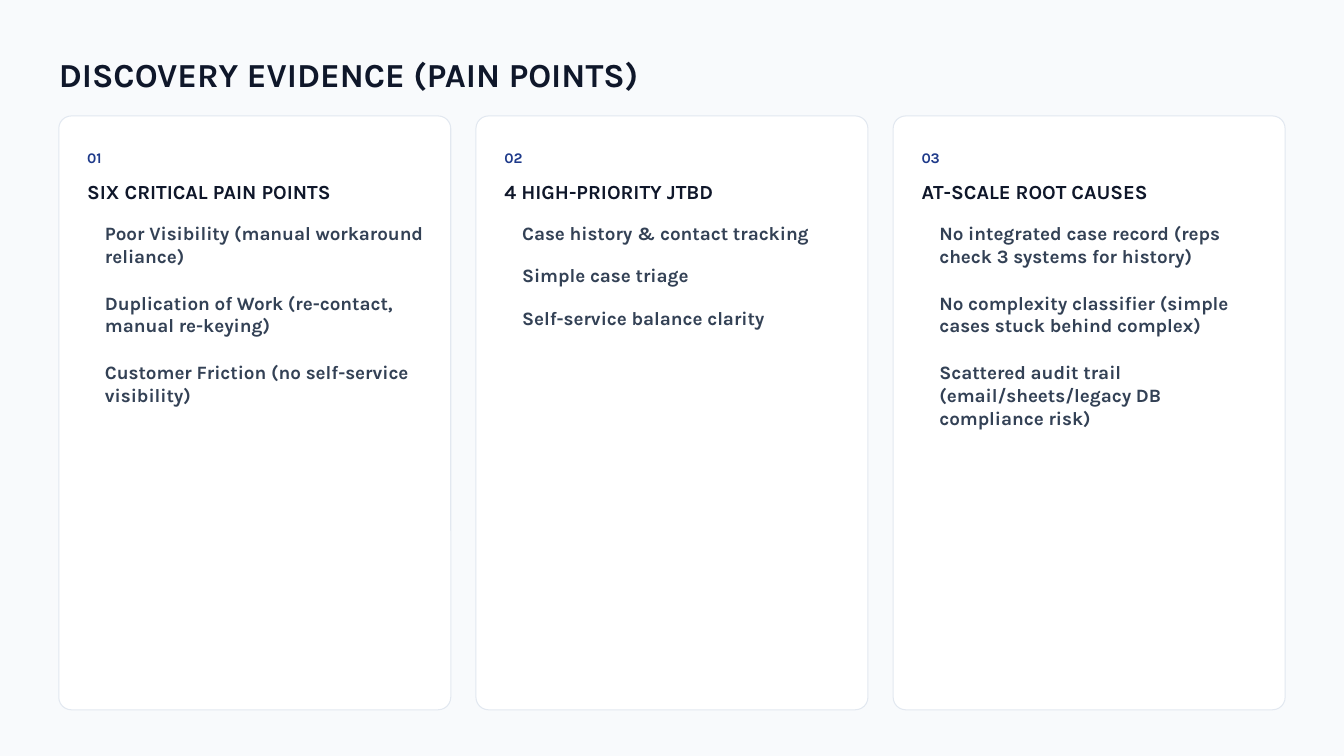
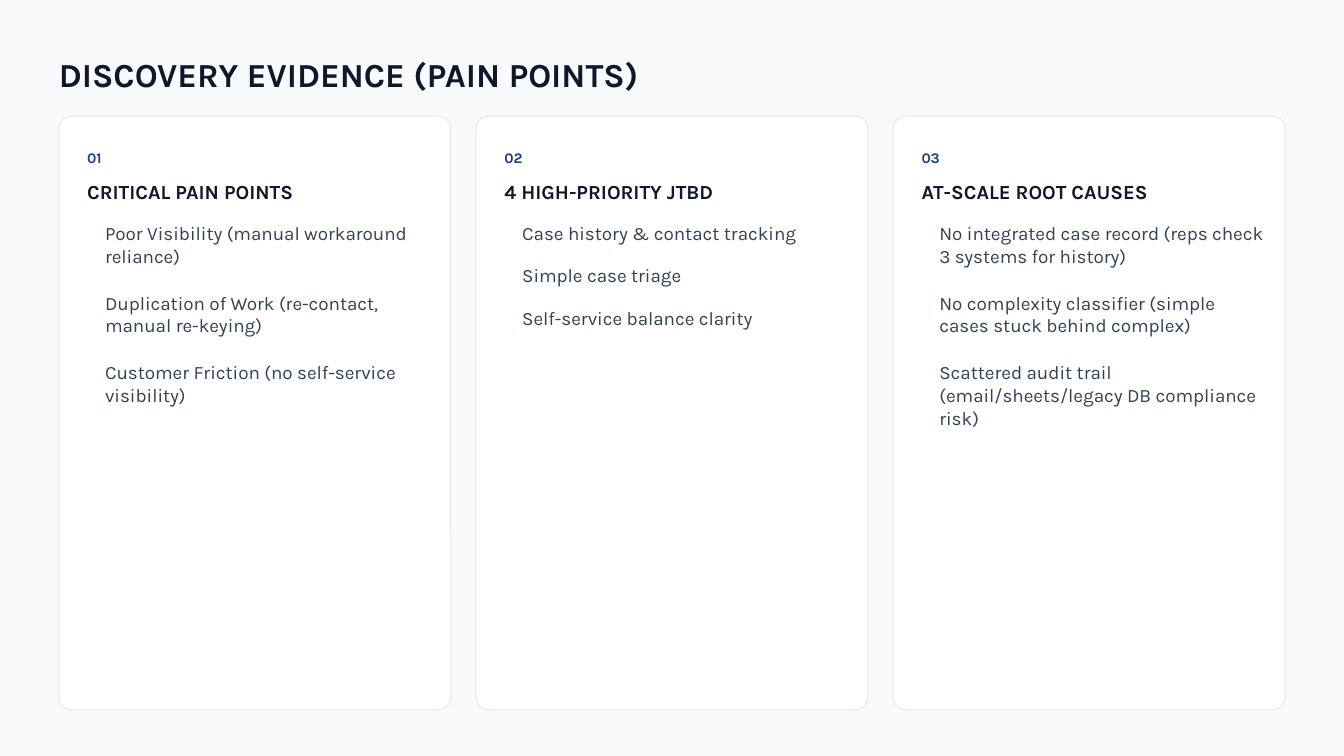
Before and after one commit to charscoul/Coursework-Technical-Business-Analyst-Week-2, a slide deck: slide 4 of submissions/executive-briefing.pptx. Drawn at 1344x756 pixels with LibreOffice and Linux fonts; fonts in the diff are those of the drawing; background and template pictures are left out. Boxes give left, top, right and bottom in pixels: in the first picture for what was removed or moved away, otherwise in the second. Text is boxed around its words. In the diff, an @@ line names an element or a change of style, - is before the commit and + after.

```diff
--- a/submissions/executive-briefing.pptx
+++ b/submissions/executive-briefing.pptx
@@ text at (87, 185, 293, 200): text changed @@
-SIX CRITICAL PAIN POINTS
+CRITICAL PAIN POINTS
@@ bold off in 9 elements at (522, 227, 796, 245), (522, 269, 681, 287), (522, 312, 753, 330), (105, 226, 407, 265), (105, 296, 378, 337), (105, 365, 396, 407), (939, 226, 1263, 268), (939, 296, 1215, 337), (939, 366, 1257, 427) @@
```
Also in this commit, not shown: 1 other slide changed.
